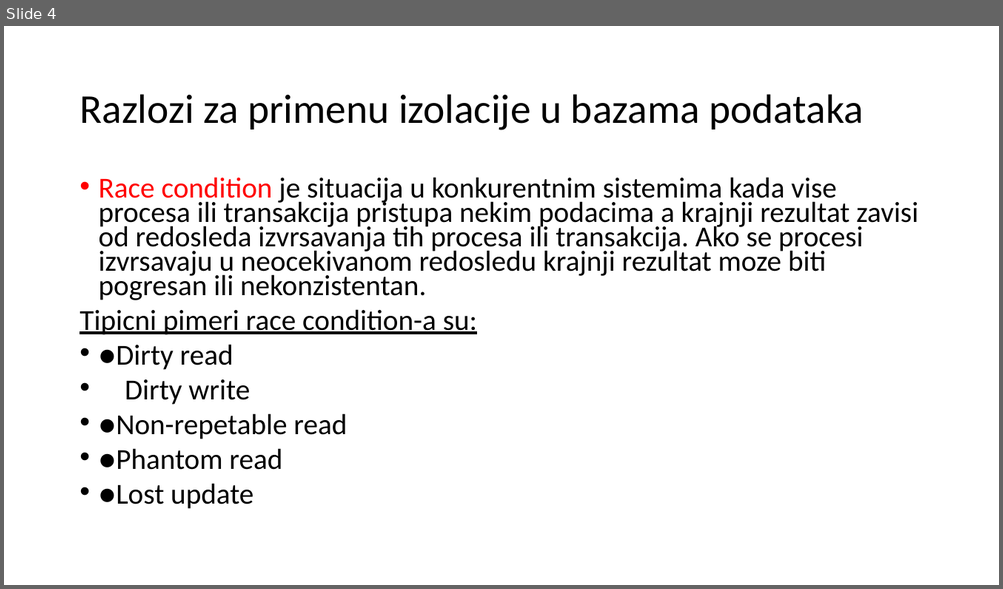
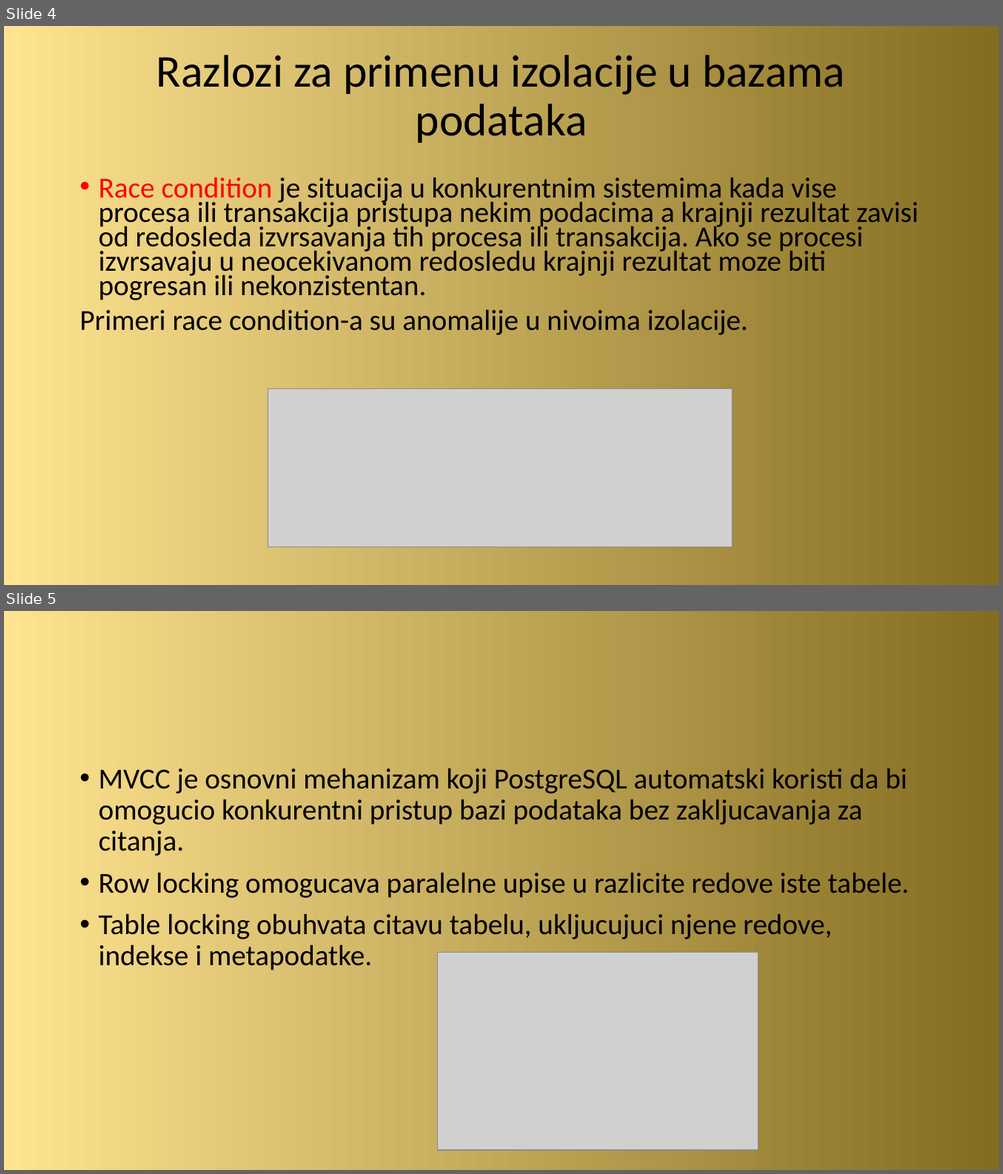
Before and after one commit to zvasiccc/Sistemi-za-upravljanje-bazama-podataka-seminarski-2, a slide deck: Izolacija i konkurentni pristup kod PostgreSQL baze podataka.pptx. Shown one above the other, each under a label of ours: slide 4 before the commit, slides 4 and 5 after it. The pictures are 1003x589 and 1003x1174 pixels, drawn with LibreOffice and Linux fonts; fonts in the diff are those of the drawing; grey boxes stand for pictures. Boxes give left, top, right and bottom in pixels: in the first picture for what was removed or moved away, otherwise in the second. Text is boxed around its words. In the diff, an @@ line names an element or a change of style, - is before the commit and + after.

```diff
--- a/Izolacija i konkurentni pristup kod PostgreSQL baze podataka.pptx
+++ b/Izolacija i konkurentni pristup kod PostgreSQL baze podataka.pptx
@@ slide 5 added at (4, 611, 999, 1170), background gradient #FEE390 to #846C21 @@
@@ text added at (99, 768, 909, 971), 28 pt, text #000000 @@
+• MVCC je osnovni mehanizam koji PostgreSQL automatski koristi da bi omogucio konkurentni pristup bazi podataka bez zakljucavanja za citanja.
+• Row locking omogucava paralelne upise u razlicite redove iste tabele.
+• Table locking obuhvata citavu tabelu, ukljucujuci njene redove, indekse i metapodatke.
@@ picture added at (438, 953, 757, 1150) @@
@@ slide 4 changed as well @@
@@ background #FFFFFF to gradient #FEE390 to #846C21 @@
@@ title "Razlozi za primenu izolacije u ...": place and size @@
-title "Razlozi za primenu izolacije u ..." at (79, 94, 863, 130)
+title "Razlozi za primenu izolacije u ..." at (156, 55, 845, 143)
@@ title "Razlozi za primenu izolacije u ..." at (156, 55, 845, 143): size 39.6 to 44 pt; alignment left to centre @@
@@ text at (79, 309, 748, 335): text changed @@
-Tipicni pimeri race condition-a su:
-• ●Dirty read
-• Dirty write
-• ●Non-repetable read
-• ●Phantom read
-• ●Lost update
+Primeri race condition-a su anomalije u nivoima izolacije.
@@ picture added at (267, 389, 731, 548) @@
```
Also in this commit, not shown: 3 other slides changed, 4 other slides added, 1 slide removed, 1 other file.
